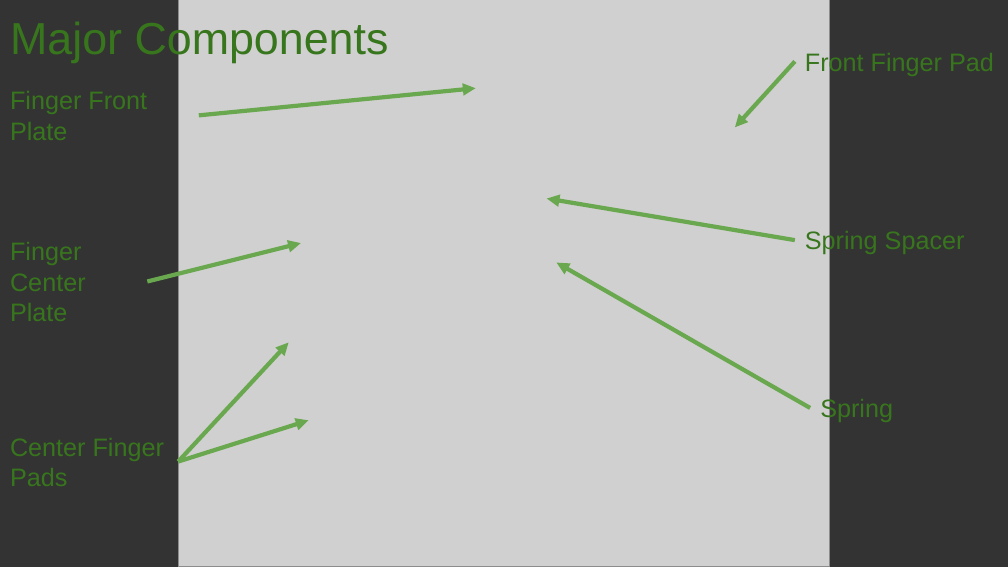
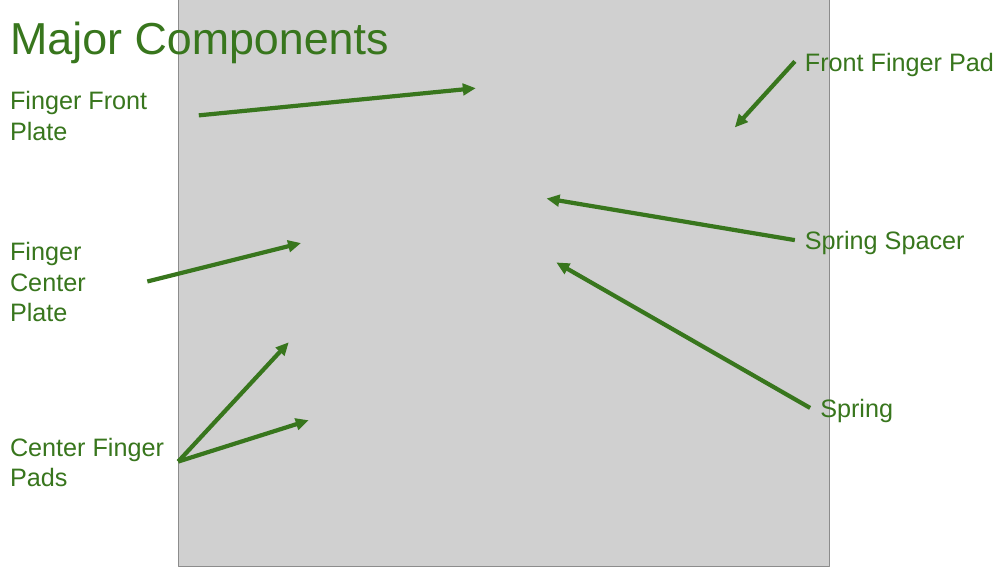
Before and after one commit to balu-lab/cabs-PETFAB-Hammer-Joshua, a slide deck: slide 43 of Assembly Instructions/All Assembly Instructions.pptx. Drawn at 1008x567 pixels with LibreOffice and Linux fonts; fonts in the diff are those of the drawing; grey boxes stand for pictures. Boxes give left, top, right and bottom in pixels: in the first picture for what was removed or moved away, otherwise in the second. Text is boxed around its words. In the diff, an @@ line names an element or a change of style, - is before the commit and + after.

```diff
--- a/Assembly Instructions/All Assembly Instructions.pptx
+++ b/Assembly Instructions/All Assembly Instructions.pptx
@@ background #333333 to #FFFFFF @@
@@ arrow (199, 115) - (476, 89): stroke #6AA84F 3 pt to #38761D 3 pt @@
@@ arrow (795, 61) - (735, 127): stroke #6AA84F 3 pt to #38761D 3 pt @@
@@ arrow (795, 240) - (547, 199): stroke #6AA84F 3 pt to #38761D 3 pt @@
@@ arrow (147, 281) - (300, 243): stroke #6AA84F 3 pt to #38761D 3 pt @@
@@ arrow (810, 408) - (556, 263): stroke #6AA84F 3 pt to #38761D 3 pt @@
@@ arrow (178, 462) - (288, 343): stroke #6AA84F 3 pt to #38761D 3 pt @@
@@ arrow (178, 462) - (308, 420): stroke #6AA84F 3 pt to #38761D 3 pt @@
```
Also in this commit, not shown: 82 other slides changed, 1 other file.
